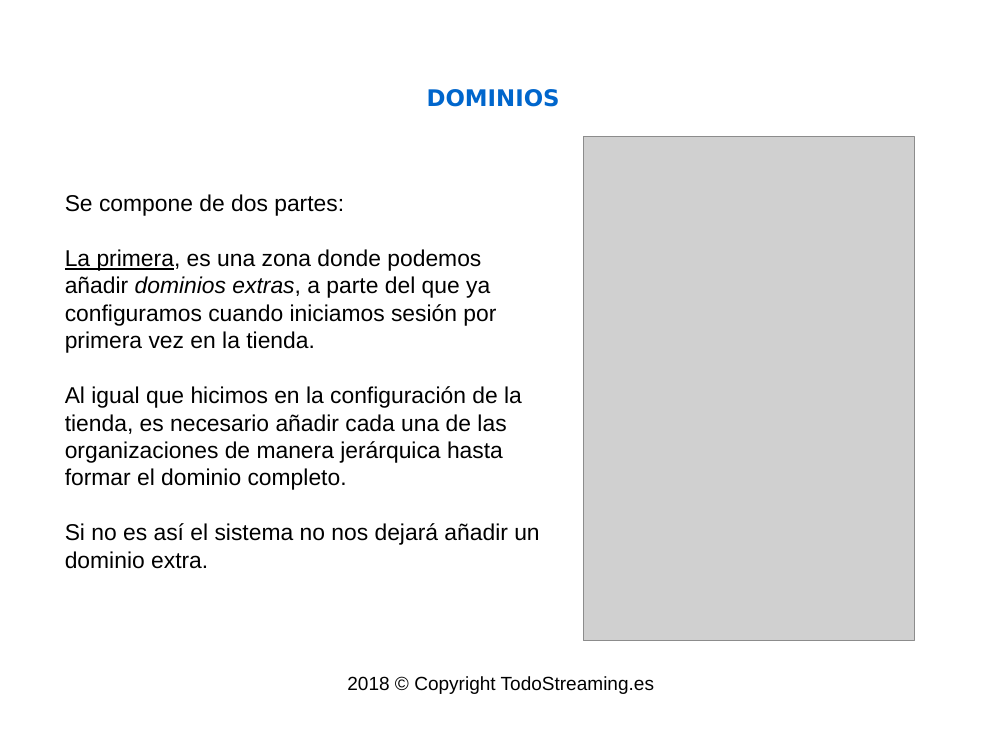
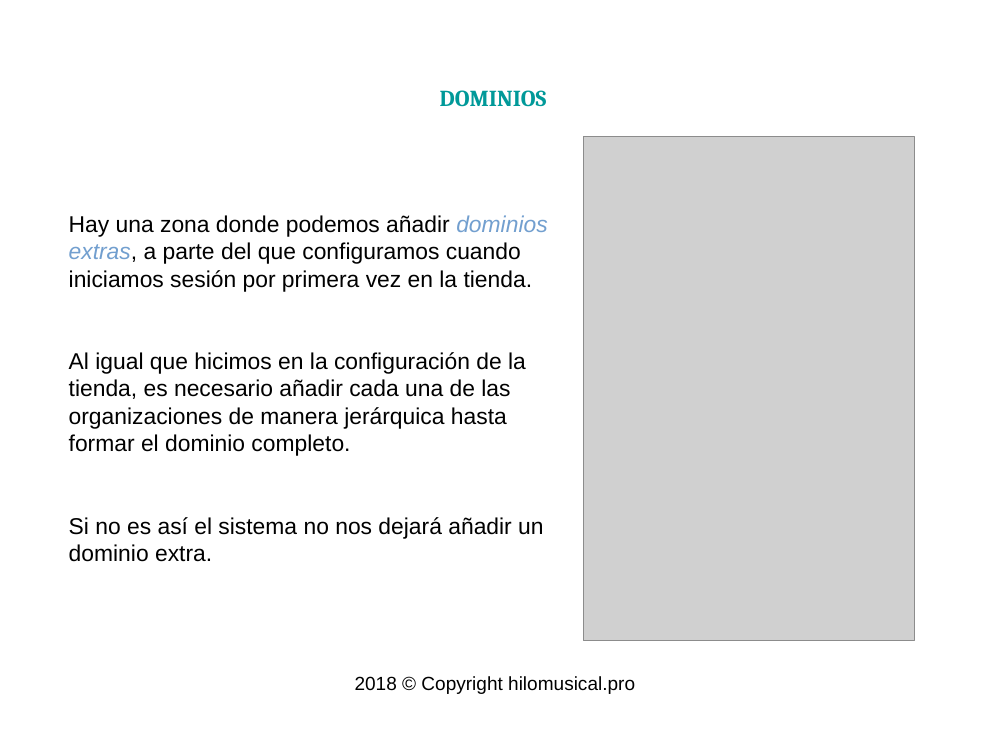
Before and after one commit to isaacml/instore, a slide deck: slide 11 of docs/Manual Tienda.odp (slide 10 before the commit). Drawn at 1008x756 pixels with LibreOffice and Linux fonts; fonts in the diff are those of the drawing; grey boxes stand for pictures; background and template pictures are left out. Boxes give left, top, right and bottom in pixels: in the first picture for what was removed or moved away, otherwise in the second. Text is boxed around its words. In the diff, an @@ line names an element or a change of style, - is before the commit and + after.

```diff
--- a/docs/Manual Tienda.odp
+++ b/docs/Manual Tienda.odp
@@ title "DOMINIOS" at (x1=440, y1=90, x2=547, y2=107): font DejaVu Sans to Cambria, text colour #0066CC to #009999 @@
@@ text "Hay una zona donde podemos ..." moved from (x1=65, y1=194, x2=539, y2=569) to (x1=69, y1=215, x2=547, y2=562) @@
@@ text at (x1=69, y1=215, x2=547, y2=292): text changed @@
-Se compone de dos partes:
-La primera, es una zona donde podemos añadir dominios extras, a parte del que ya configuramos cuando iniciamos sesión por primera vez en la tienda.
+Hay una zona donde podemos añadir dominios extras, a parte del que configuramos cuando iniciamos sesión por primera vez en la tienda.
@@ text at (x1=355, y1=676, x2=635, y2=694): text changed @@
-2018 © Copyright TodoStreaming.es
+2018 © Copyright hilomusical.pro
```
Also in this commit, not shown: 14 other slides changed, 2 slides added, 4 other files.
